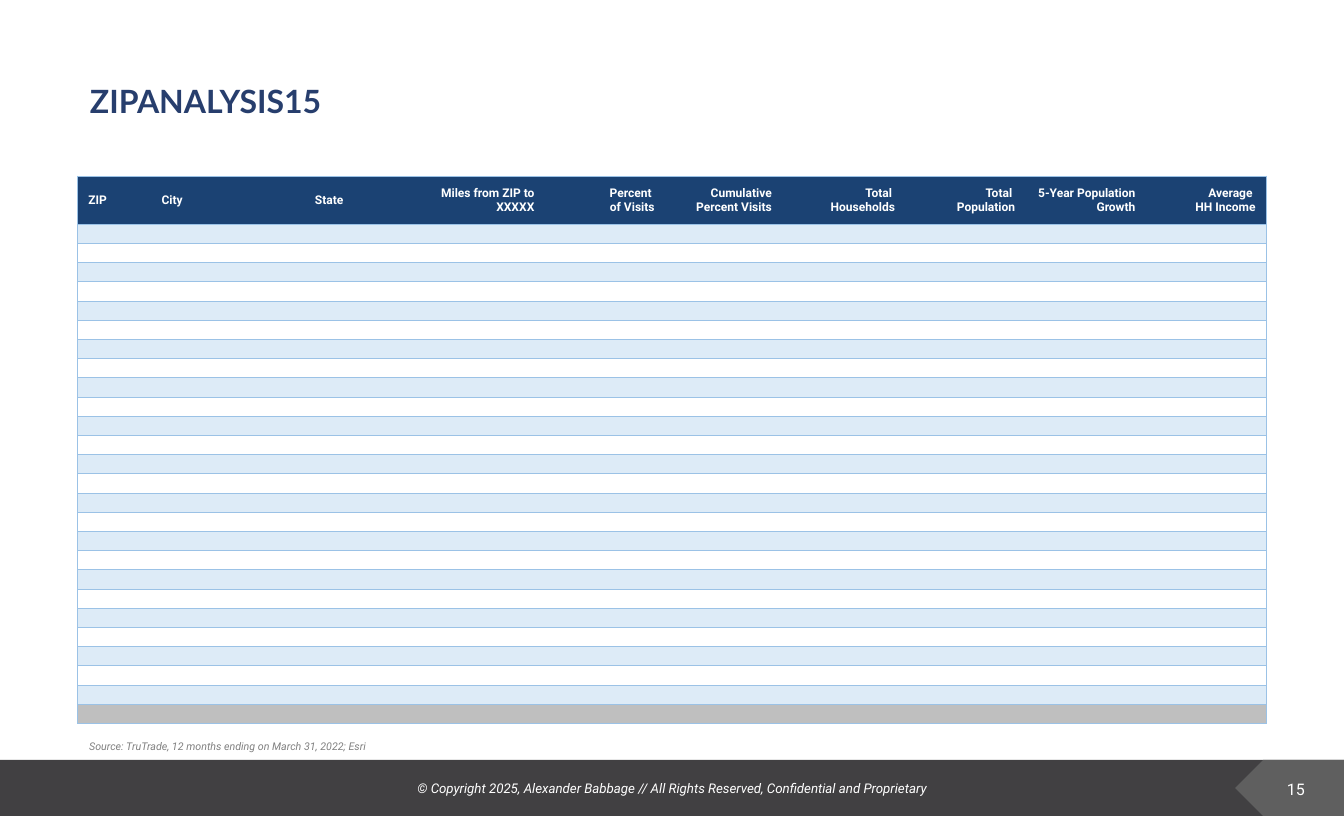
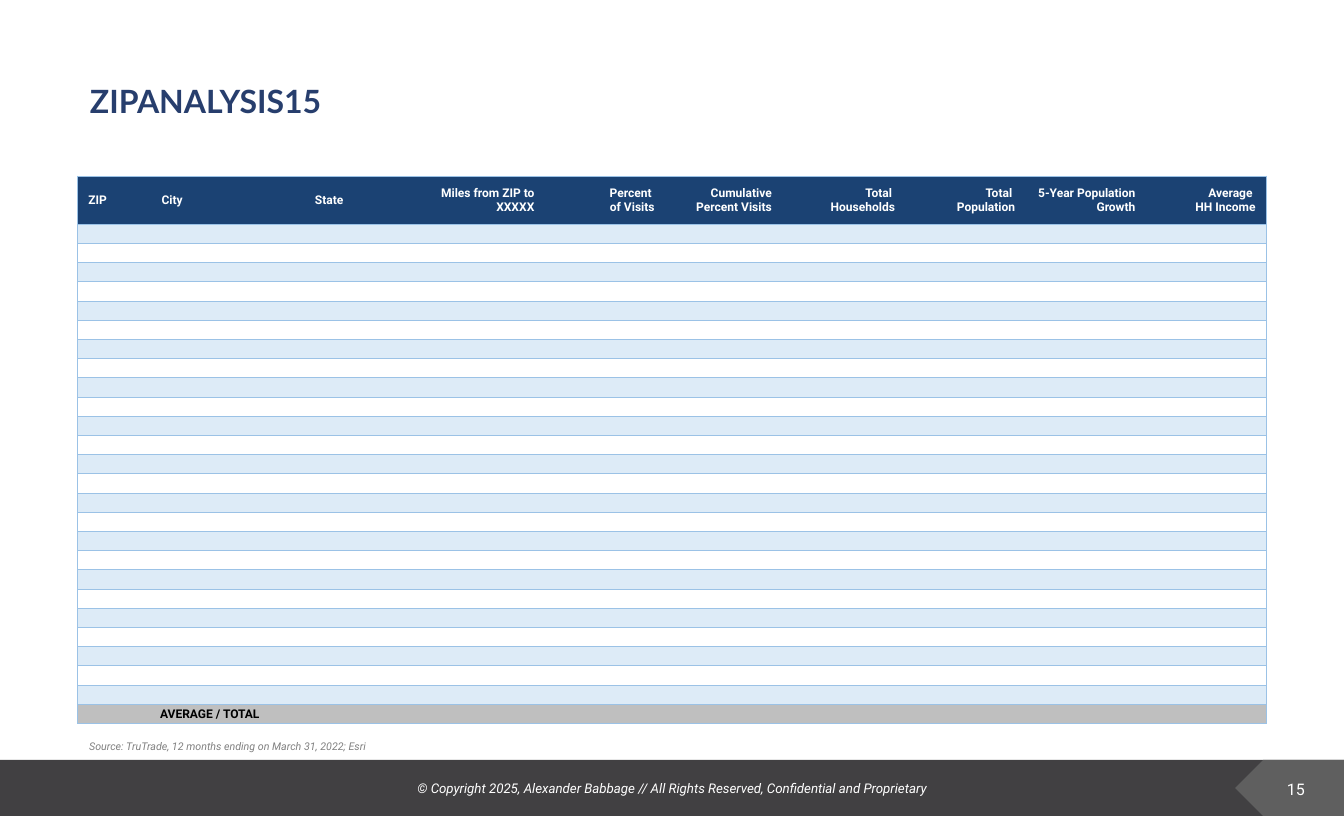
Before and after one commit to deeemdeeem/tt-report-automation, a slide deck: slide 15 of TT_report.pptx. Drawn at 1344x816 pixels with LibreOffice and Linux fonts; fonts in the diff are those of the drawing; background and template pictures are left out. Boxes give left, top, right and bottom in pixels: in the first picture for what was removed or moved away, otherwise in the second. Text is boxed around its words. In the diff, an @@ line names an element or a change of style, - is before the commit and + after.

```diff
--- a/TT_report.pptx
+++ b/TT_report.pptx
@@ table at [78, 176, 1264, 723] @@
-row 27, column 2: 
+row 27, column 2: AVERAGE / TOTAL
```
Also in this commit, not shown: 3 other slides changed, 6 slides removed, 3 other files.
